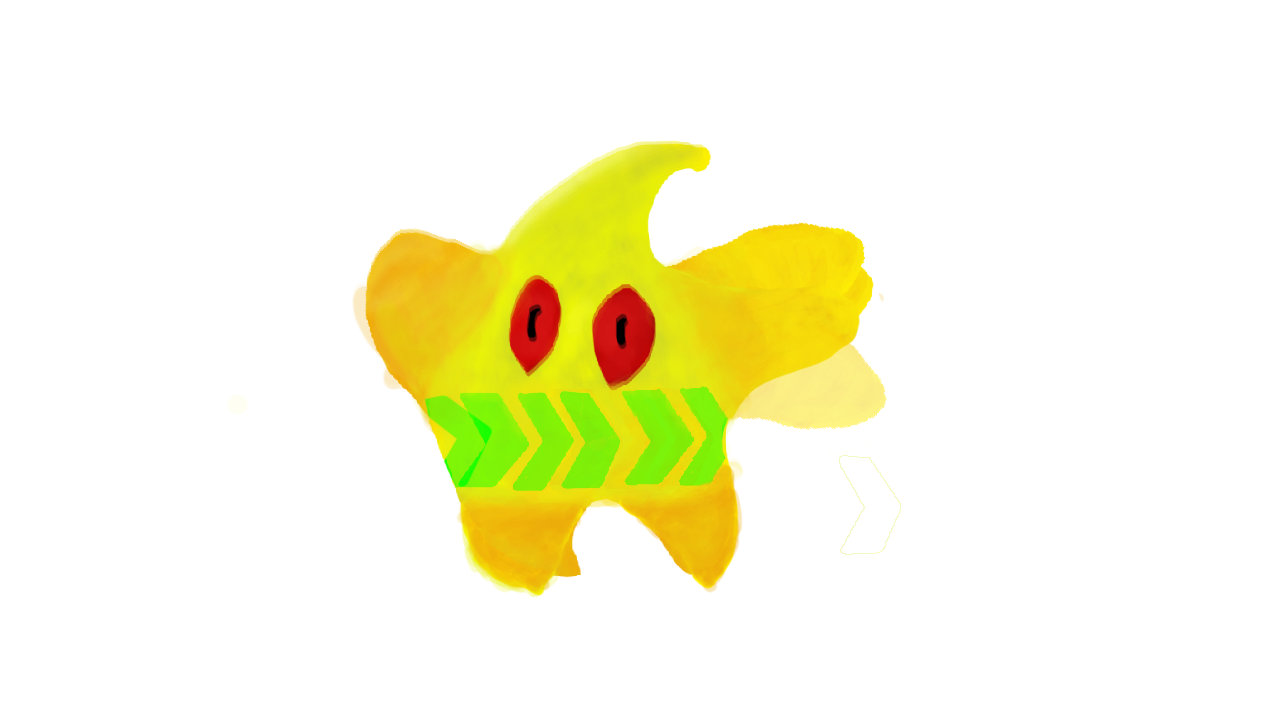
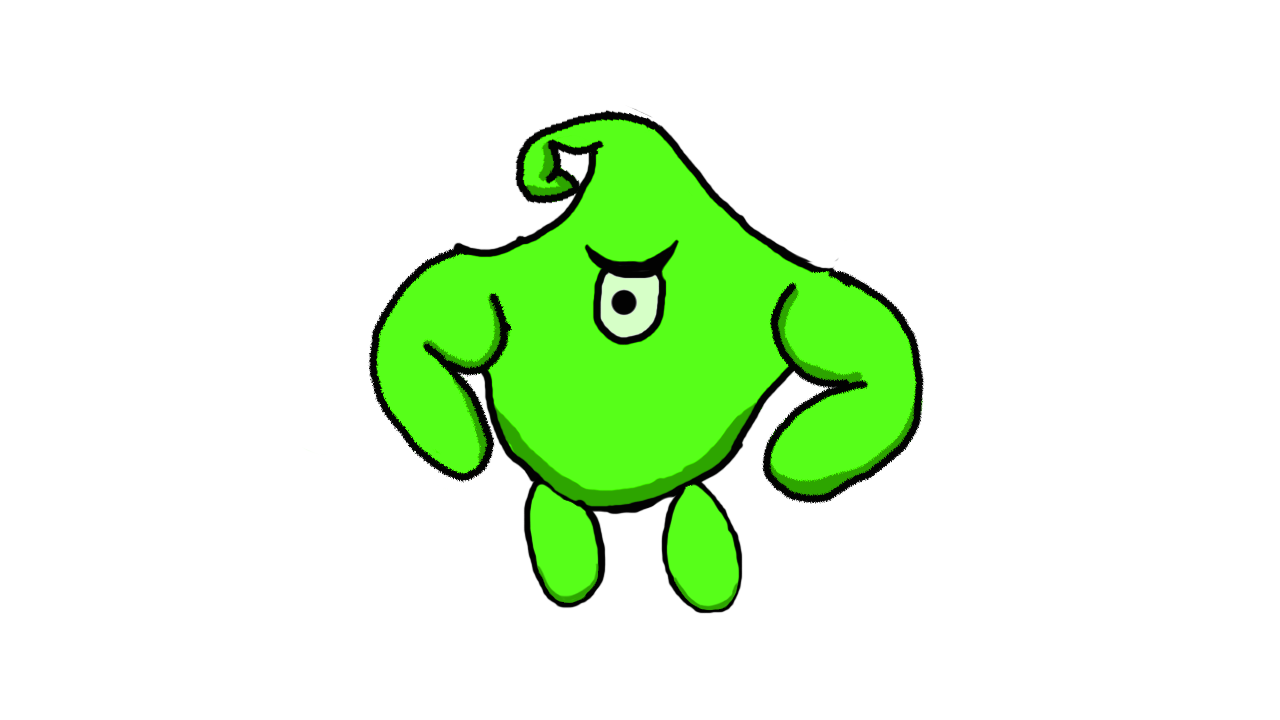
Comparing the layer stacks of the two 1280x720 images. Changes:
added layer "Laag 16" in group "ster geel" over (x1=304, y1=105, x2=925, y2=614)
hid "Laag 6", moved it into group "concept ster" over (x1=227, y1=140, x2=887, y2=574)
hid "Laag 7", moved it into group "concept ster" over (x1=353, y1=144, x2=901, y2=599)
hid "Laag 5", moved it into group "concept ster" over (x1=352, y1=144, x2=865, y2=578)
hid "ster" (2nd of 3, in "concept ster"), moved it into group "concept ster" over (x1=371, y1=143, x2=874, y2=577)
